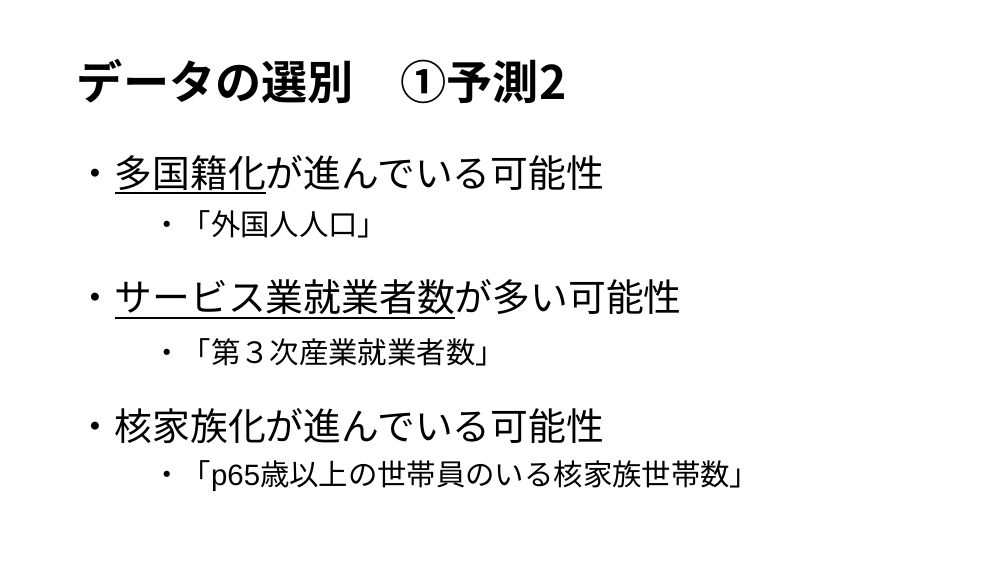
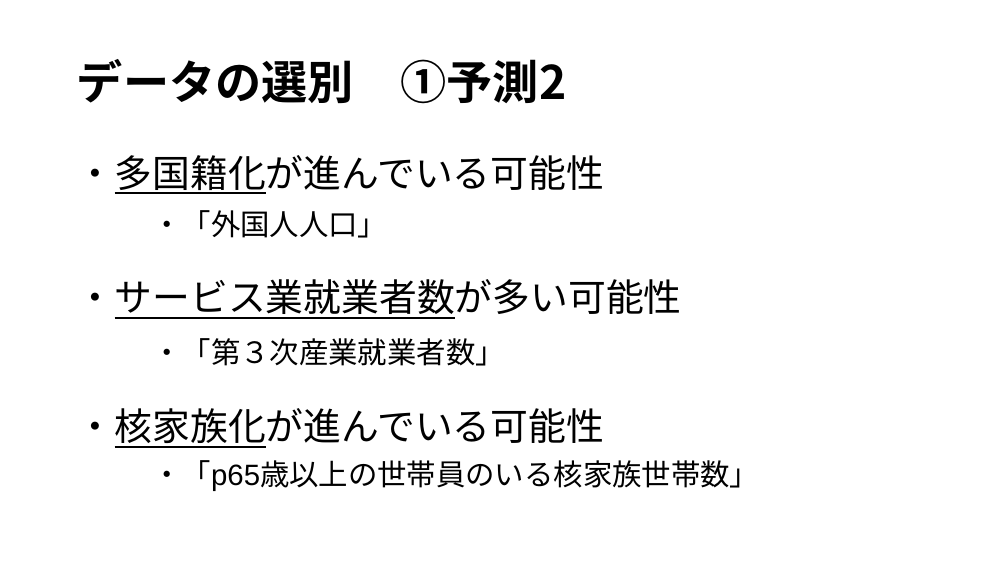
Before and after one commit to IY-del/univ, a slide deck: slide 8 of プレゼンテーション.pptx. Drawn at 1008x567 pixels with LibreOffice and Linux fonts; fonts in the diff are those of the drawing. Boxes give left, top, right and bottom in pixels: in the first picture for what was removed or moved away, otherwise in the second. Text is boxed around its words. In the diff, an @@ line names an element or a change of style, - is before the commit and + after.

```diff
--- a/プレゼンテーション.pptx
+++ b/プレゼンテーション.pptx
@@ text at (77,408,604,448): underline on in "・核家族化が進んでいる可能性" @@
```
Also in this commit, not shown: 1 other slide changed.
